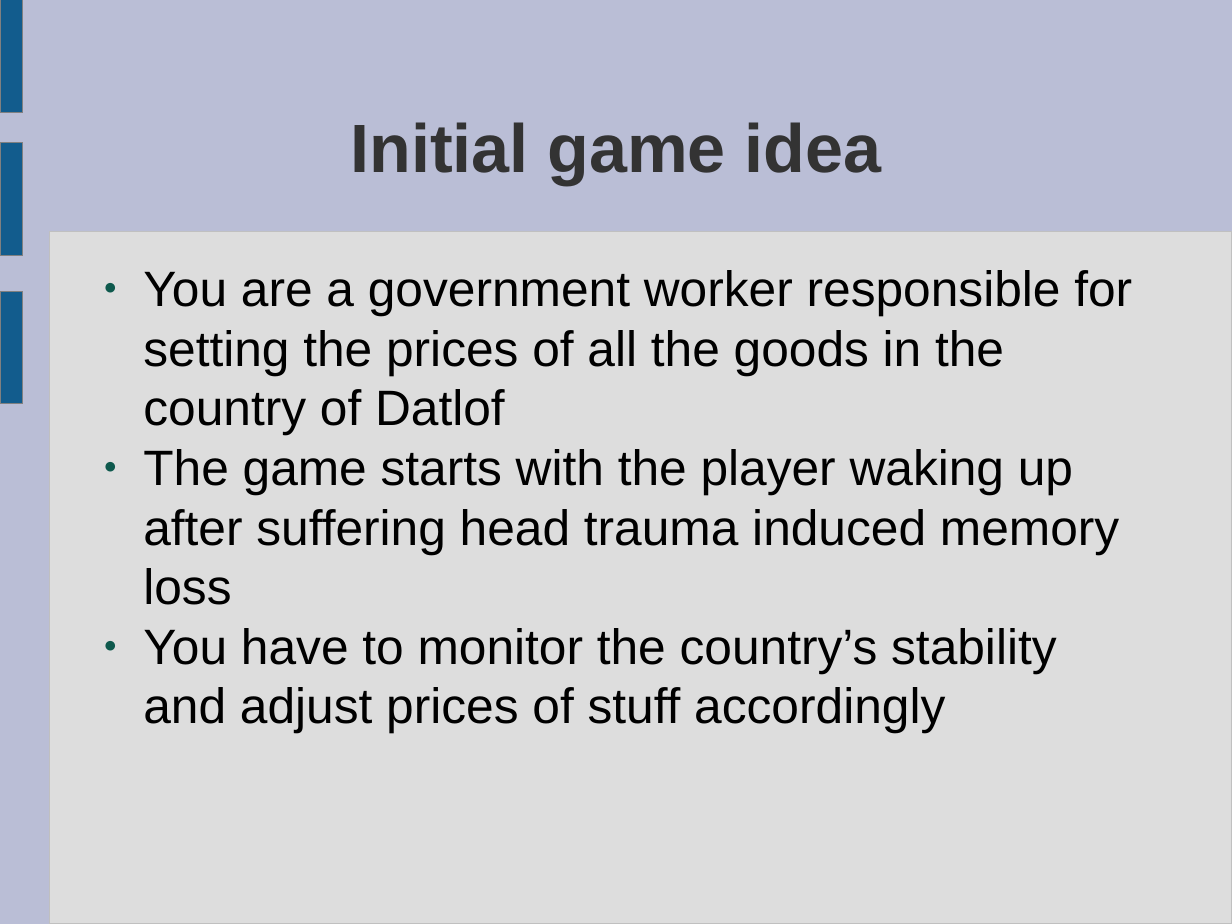
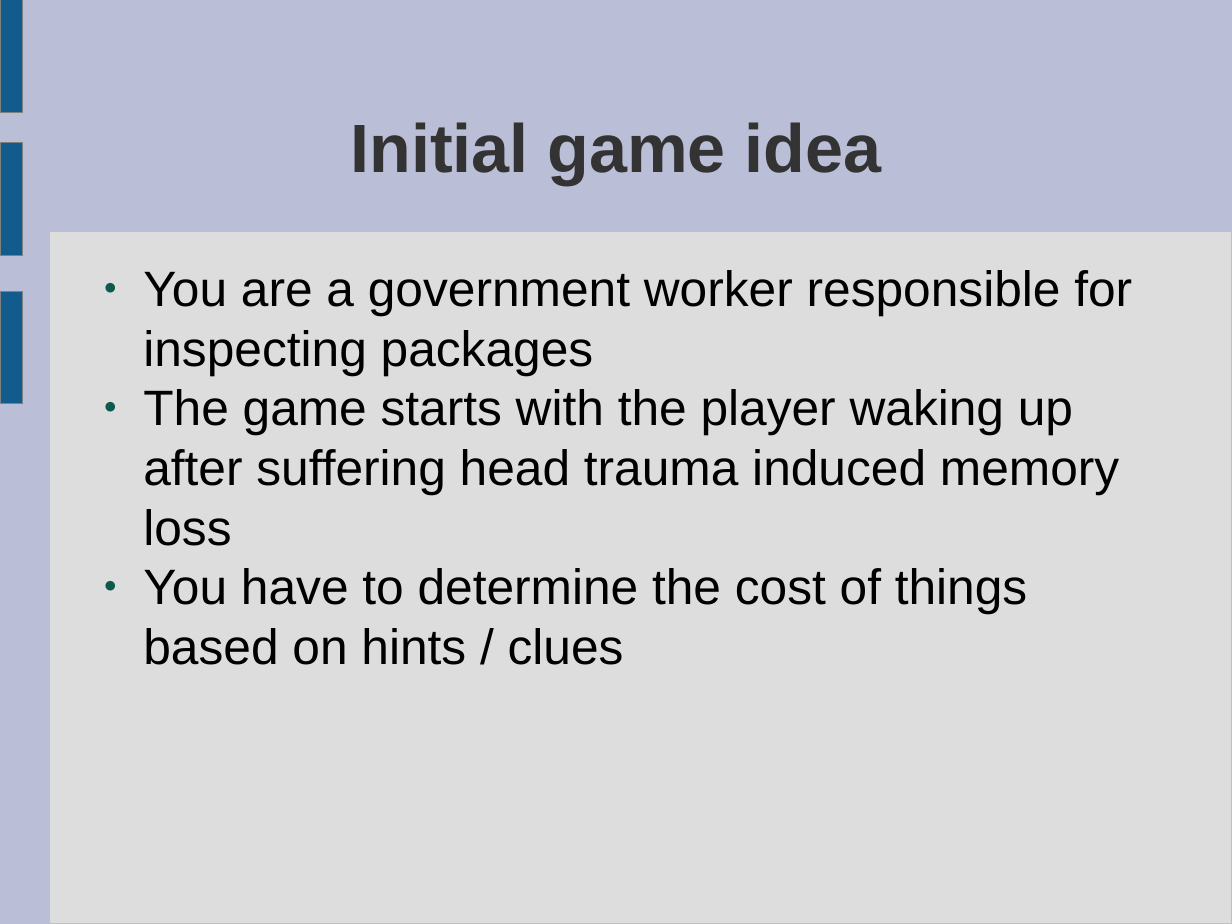
Before and after one commit to ktosox/JingleGameJam2024, a slide deck: slide 4 of GDD.odp (slide 5 before the commit). Drawn at 1232x924 pixels with LibreOffice and Linux fonts; fonts in the diff are those of the drawing. Boxes give left, top, right and bottom in pixels: in the first picture for what was removed or moved away, otherwise in the second. Text is boxed around its words. In the diff, an @@ line names an element or a change of style, - is before the commit and + after.

```diff
--- a/GDD.odp
+++ b/GDD.odp
@@ text at (143,270,1132,375): text changed @@
-● You are a government worker responsible for setting the prices of all the goods in the country of Datlof
+● You are a government worker responsible for inspecting packages
@@ text at (143,568,1027,665): text changed @@
-● You have to monitor the country’s stability and adjust prices of stuff accordingly
+● You have to determine the cost of things based on hints / clues
```
Also in this commit, not shown: 3 other slides changed, 2 slides added, 1 slide removed.
